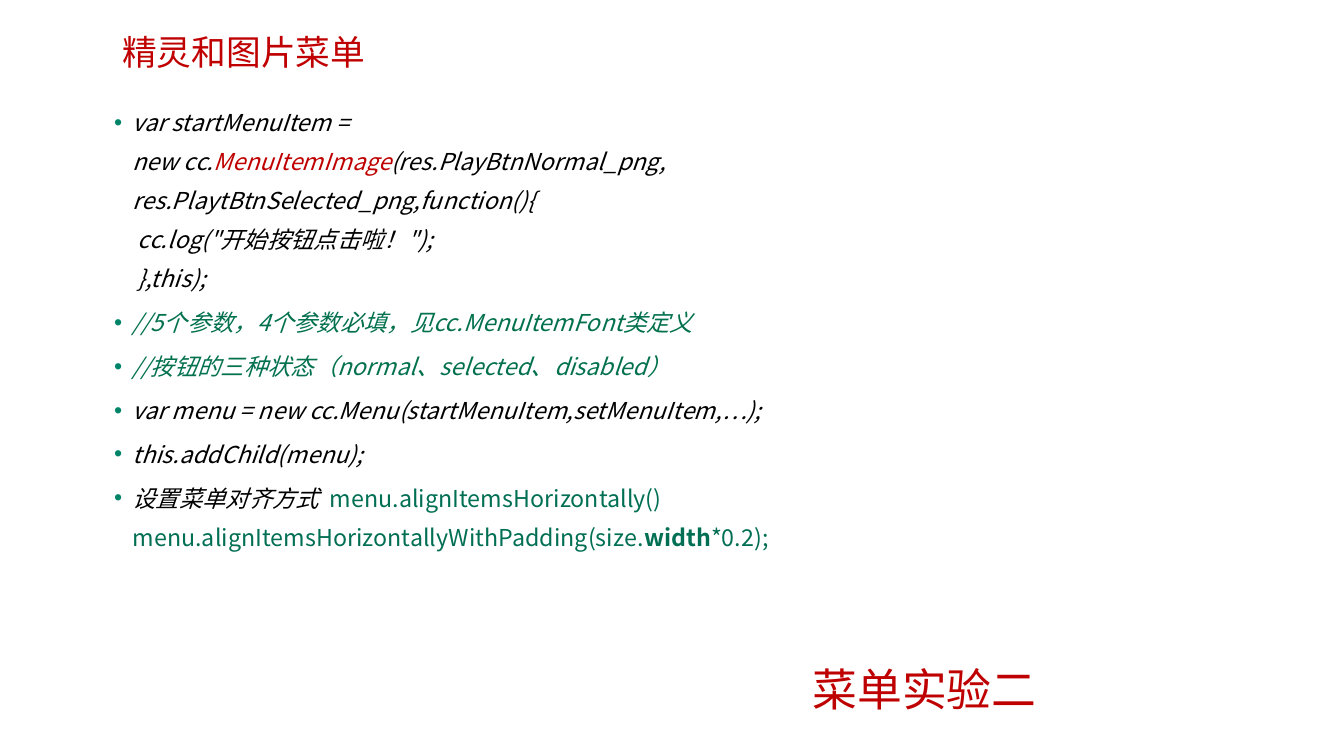
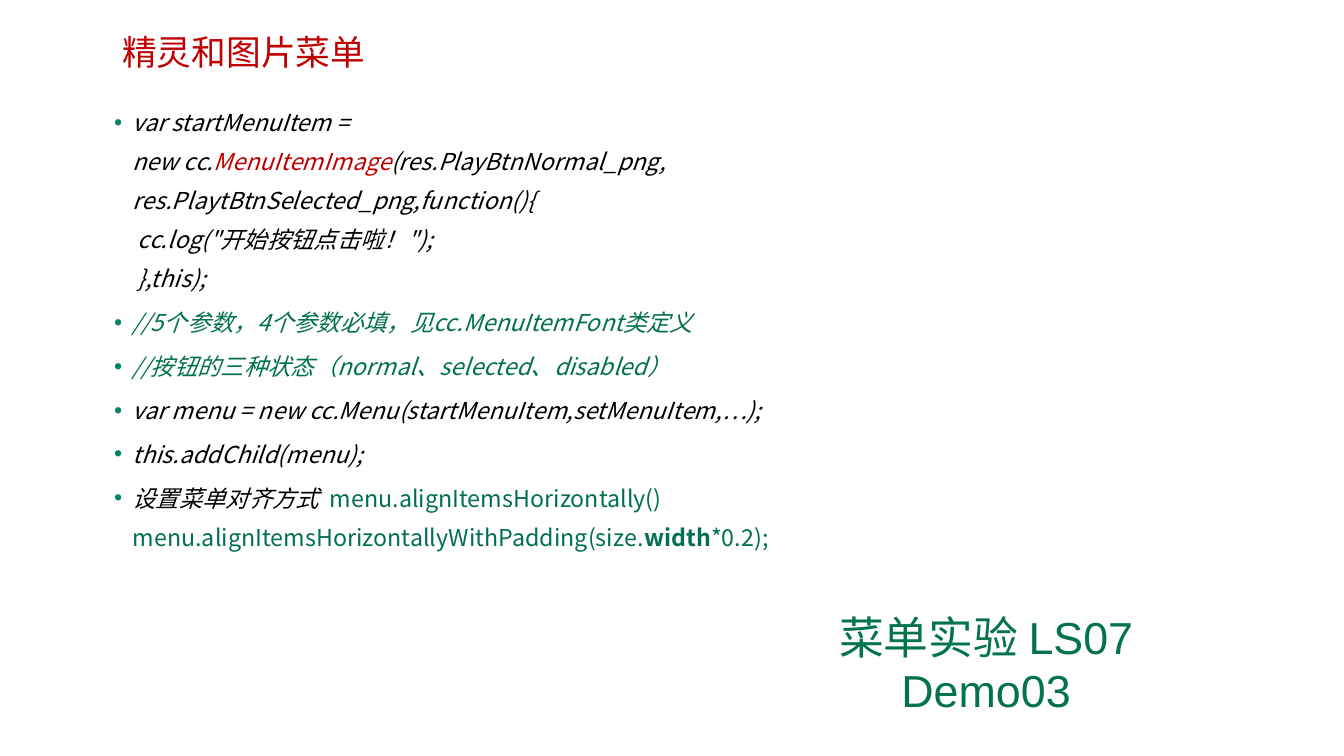
Before and after one commit to edu2act/course-H5-Animation-and-Game-Development, a slide deck: slide 18 of 课程PPT/（07）标签与菜单.ppt. Drawn at 1344x756 pixels with LibreOffice and Linux fonts; fonts in the diff are those of the drawing; background and template pictures are left out. Boxes give left, top, right and bottom in pixels: in the first picture for what was removed or moved away, otherwise in the second. Text is boxed around its words. In the diff, an @@ line names an element or a change of style, - is before the commit and + after.

```diff
--- a/课程PPT/（07）标签与菜单.ppt
+++ b/课程PPT/（07）标签与菜单.ppt
@@ text at box(839, 616, 1134, 708): text changed; text colour #BF0000 to #03724E @@
-菜单实验二
+菜单实验 LS07 Demo03
```
Also in this commit, not shown: 5 other slides changed, 26 other files.
